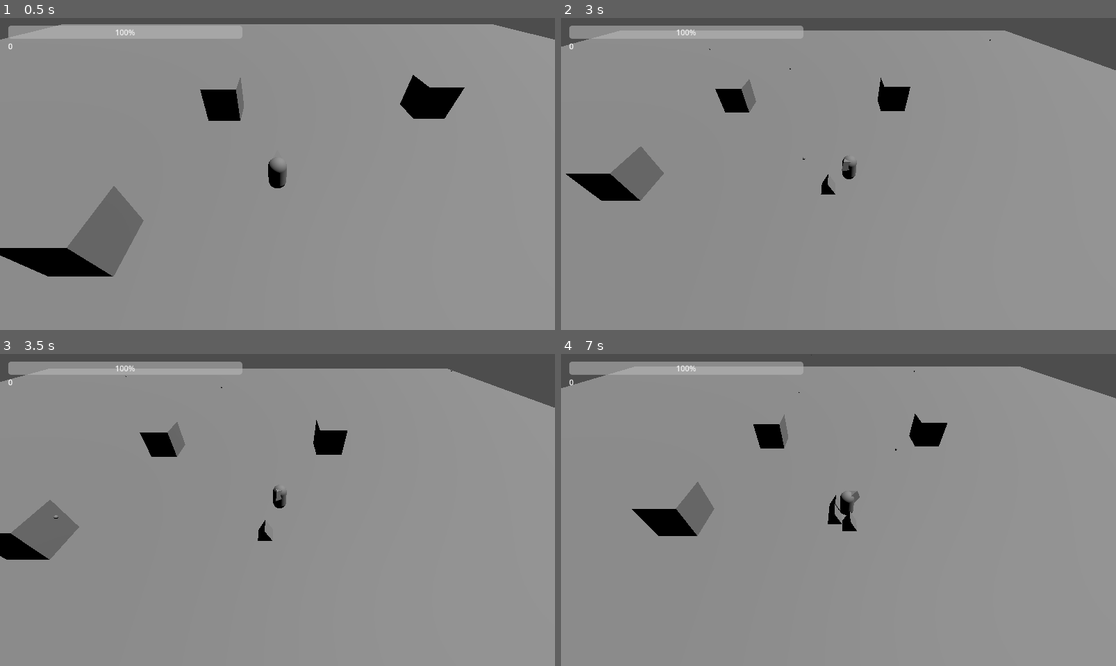
Above: before the commit, frames 1-4 (two rows, left to right).
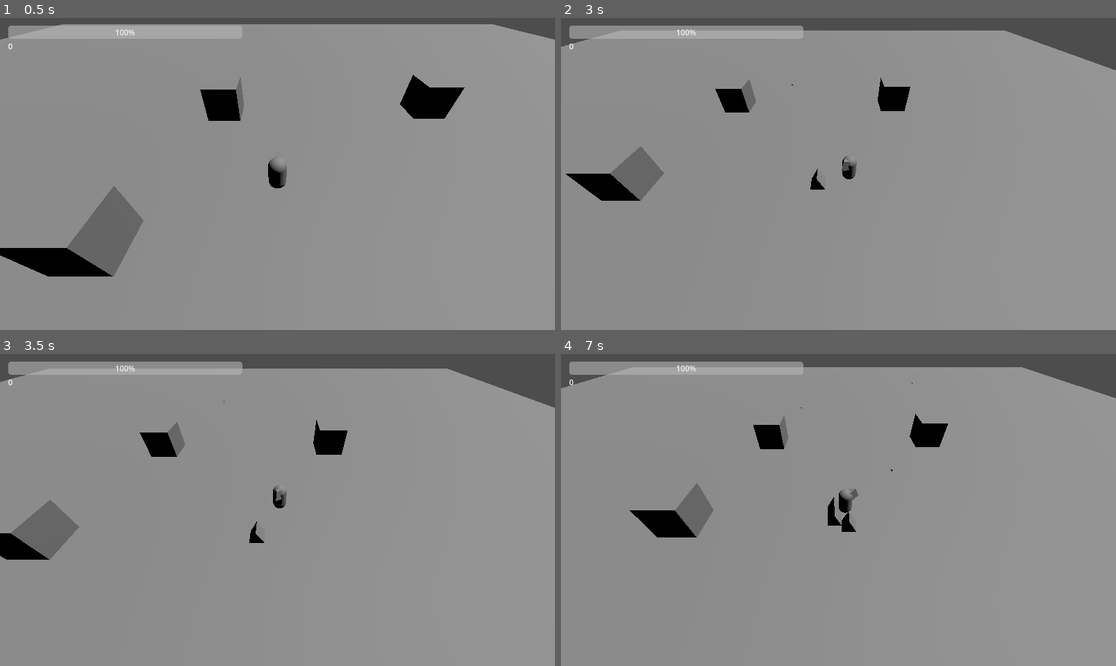
Above: after the commit, the same moments.

Repository: Parsa-1145/BugzBuzzy
Game: Godot game, scene res://mainScene.tscn
Two runs of this game, one before a commit and one after it. Both use one fixed random seed, a clock stepped at 60 frames per second and the inputs below.
Inputs (mouse positions are in pixels of both pictures, inside the frame that each line leads up to):
- Up to frame 1 (0.5 s): no input
- Up to frame 2 (3 s): move the mouse to (960, 158) at 0.52 s; hold D (move_right) 0.53-1.28 s; click (960, 158) at 0.6 s; move the mouse to (727, 189) at 1.27 s; hold S (move_down) 1.28-2.03 s; click (727, 189) at 1.35 s; move the mouse to (894, 105) at 2.02 s; hold D (move_right) 2.03-2.78 s; click (894, 105) at 2.1 s; move the mouse to (810, 236) at 2.77 s; hold W (move_up) from 2.78 s (still down); click (810, 236) at 2.85 s
- Up to frame 3 (3.5 s): keep holding W (move_up)
- Up to frame 4 (7 s): move the mouse to (1005, 556) at 3.52 s; release W (move_up) at 3.53 s; hold A (move_left) 3.53-5.03 s; click (1005, 556) at 3.6 s; move the mouse to (672, 463) at 4.27 s; click (672, 463) at 4.35 s; move the mouse to (866, 510) at 5.02 s; hold S (move_down) 5.03-5.78 s; click (866, 510) at 5.1 s; move the mouse to (755, 432) at 5.77 s; hold D (move_right) 5.78-6.53 s; click (755, 432) at 5.85 s; move the mouse to (960, 494) at 6.52 s; hold W (move_up) from 6.53 s (still down); click (960, 494) at 6.6 s

Frame 1 is identical in both runs. In frame 2, 0.2% of the frame differs, in the area x 26-78%, y 6-57%; in frame 3, 0.2%; in frame 4, 0.6%, in the area x 1-95%, y 0-59%.

Commit message:
feat: add projectile collide

Diff:
--- a/EnemyBase.gd
+++ b/EnemyBase.gd
@@ -1,8 +1,11 @@
+#EnemyBase
 class_name EnemyBase
 extends CharacterBody3D
 
 @export var move_speed: float = 2.0
 @export var gravity: float = 9.8
+@export var health: float = 20.0
+@export var score: float = 20.0
 
 func _physics_process(delta: float) -> void:
 	if not is_on_floor():
@@ -19,3 +22,12 @@
 	velocity.z = dir.z * move_speed
 
 	move_and_slide()
+
+func take_damage(amount: float) -> void:
+	health -= amount
+	if health <= 0:
+		die()
+
+func die() -> void:
+	queue_free()
+	GameManager.enemies.erase(self)
--- a/Projectile.tscn
+++ b/Projectile.tscn
@@ -16,4 +16,6 @@
 
 [node name="CollisionShape3D" type="CollisionShape3D" parent="."]
 transform = Transform3D(0.2, 0, 0, 0, 0.2, 0, 0, 0, 0.2, 0, 0, 0)
-shape = SubResource("ConvexPolygonShape3D_xh6v2")
+shape = SubResource("ConvexPolygonShape3D_t7eop")
+
+[connection signal="body_entered" from="." to="." method="_on_body_entered"]
--- a/player.gd
+++ b/player.gd
@@ -7,6 +7,7 @@
 @export var crouch_speed: float = 2.5
 @export var jump_force: float = 10.0
 @export var gravity: float = -24.8
+@export var y_offset: float =-0.50;
 @export var mouse_sensitivity: float = 0.3
 @export var camera: CameraFollow
 
@@ -87,7 +88,7 @@
 	get_parent().add_child(projectile)
 
 	# Position at player's head or slightly in front
-	var spawn_pos = global_position + Vector3(0, 1.5, 0) + -transform.basis.z
+	var spawn_pos = global_position + Vector3(0, y_offset, 0) + -transform.basis.z
 	projectile.global_position = spawn_pos
 
 	# Direction is where the player is facing
--- a/projectile.gd
+++ b/projectile.gd
@@ -3,15 +3,22 @@
 
 @export var speed: float = 20.0
 @export var life_time: float = 3.0
+@export var damage: float = 5.0
 
 var direction: Vector3 = Vector3.ZERO
 
 func _ready() -> void:
-	# Destroy after lifetime expires
-
+	contact_monitor = true
+	max_contacts_reported = 1
 	await get_tree().create_timer(life_time).timeout
 	queue_free()
+
 
 func _physics_process(delta: float) -> void:
 	if direction != Vector3.ZERO:
 		linear_velocity = direction * speed
+
+func _on_body_entered(body: Node) -> void:
+	if body is EnemyBase:
+		body.take_damage(damage)
+	queue_free()
Not shown: 1 places in Projectile.tscn that only renumber resources
